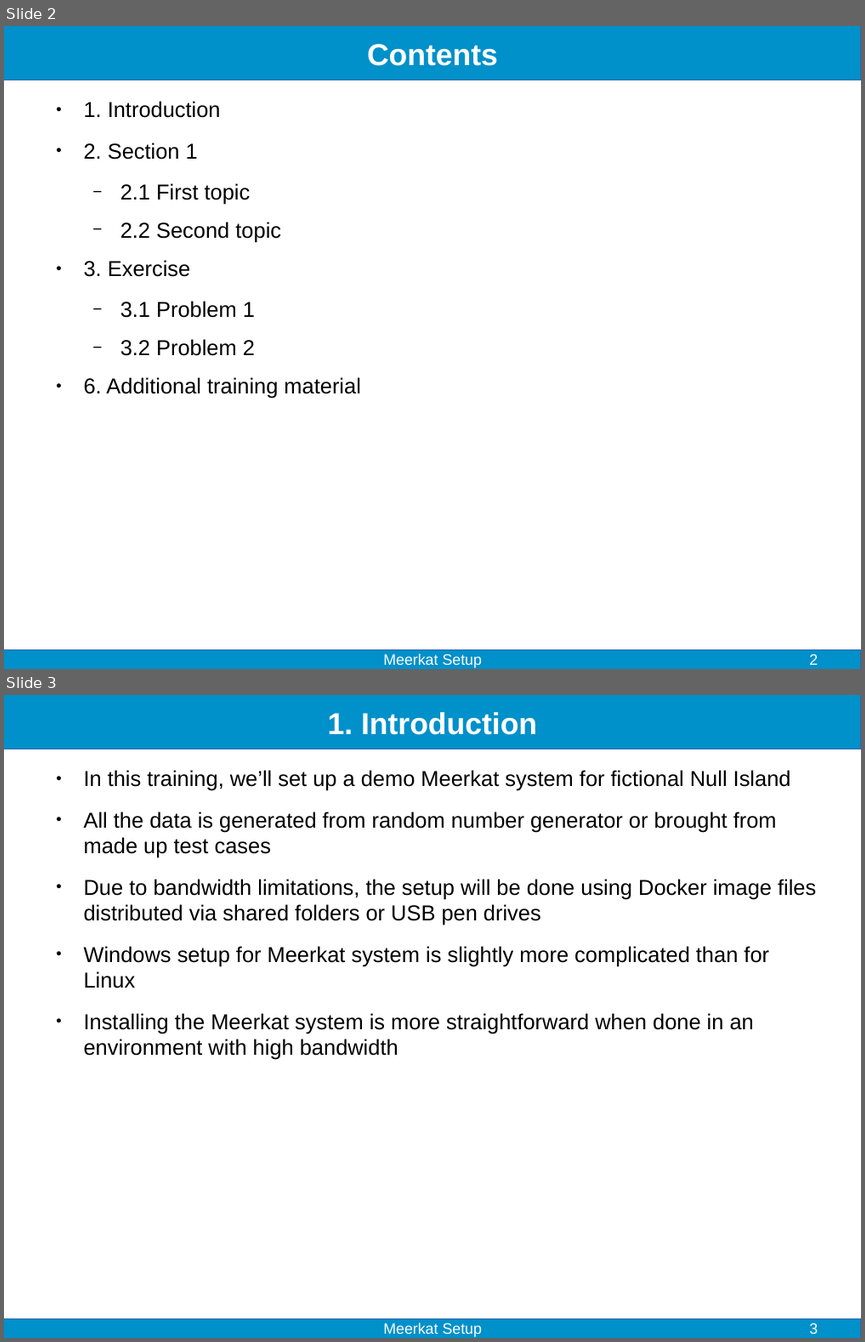
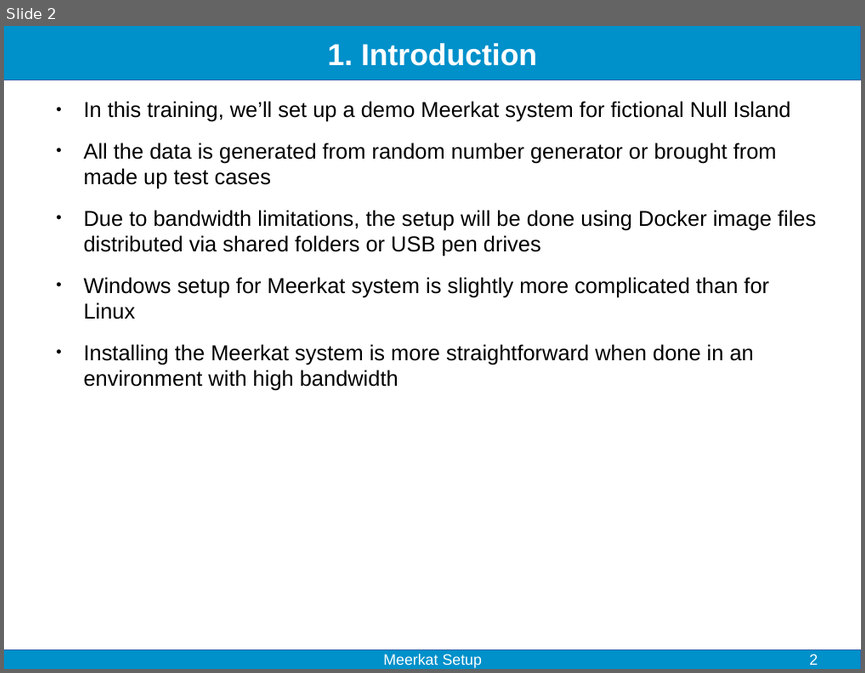
Before and after one commit to fjelltopp/training, a slide deck: meerkat_setup/Meerkat setup.odp. Shown one above the other, each under a label of ours: slides 2 and 3 before the commit, slide 2 after it. The pictures are 865x1342 and 865x673 pixels, drawn with LibreOffice and Linux fonts; fonts in the diff are those of the drawing. Boxes give left, top, right and bottom in pixels: in the first picture for what was removed or moved away, otherwise in the second. Text is boxed around its words. In the diff, an @@ line names an element or a change of style, - is before the commit and + after.

Commit message:
remove contents page

```diff
--- a/meerkat_setup/Meerkat setup.odp
+++ b/meerkat_setup/Meerkat setup.odp
@@ slide 2 removed at <box>4,26,861,669</box>, background #FFFFFF; not listed: 2 template elements that a slide beside it also shows @@
@@ title removed at <box>367,44,498,66</box> @@
-Contents
@@ text removed at <box>84,101,360,398</box> @@
-● 1. Introduction
-● 2. Section 1
-  − 2.1 First topic
-  − 2.2 Second topic
-● 3. Exercise
-  − 3.1 Problem 1
-  − 3.2 Problem 2
-● 6. Additional training material
@@ text removed at <box>383,653,483,668</box> @@
-Meerkat Setup
@@ page number removed at <box>809,653,817,664</box> @@
-2
@@ what was slide 3 is now slide 2 @@
@@ page number at <box>809,653,817,664</box>: text changed @@
-3
+2
```
Also in this commit, not shown: 1 other file.
